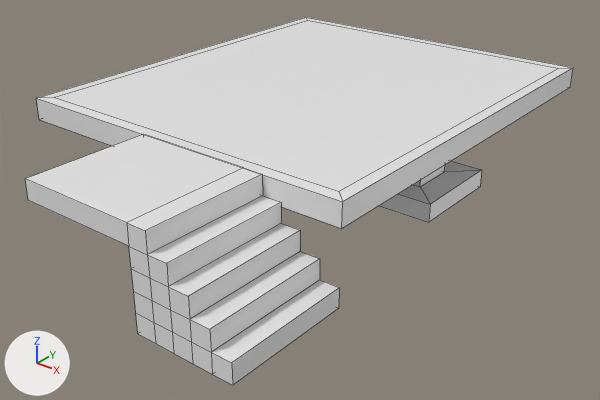
An edit to the FBX model Assets/Models/Escenarios/escenario_cofres.fbx, drawn before and after from the same camera.
Before and after are seen from a 50 mm camera at (33.59, -16.45, 6.5) aimed at (21.1, -0.84, -3.18). Lighting does not change. The marker at lower left points along +X, +Y and +Z. Mesh edges are drawn as thin lines.

The first picture shows 'escenario cofres'.
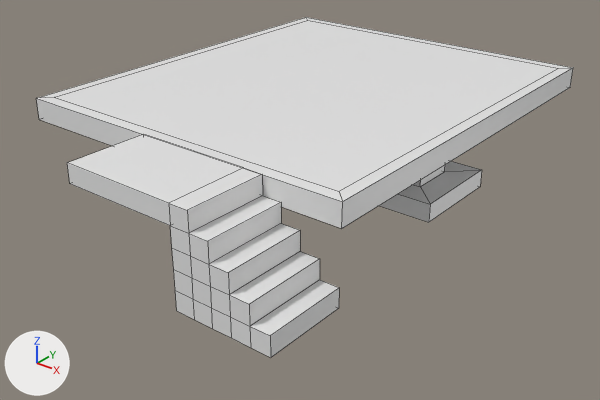
The change, as a list of edits to the scene's bpy script:
```text
Change me_cube_003:
    where me_cube_003.from_pydata(...)  # 104 vertices, 96 faces; spans x -8.47..1.35, y -1.6..12.89, z 0.0..2.46
    used by ob_escenario_cofres; location = (23.85, -6.25, -2.98)
    me_cube_003 part 1: all 28 vertices in x -4.33..1.32, y -1.6, z 0.0..2.46 are moved by (0.0, 1.04, 0.0)
```

Pixel boxes [x1, y1, x2, y2] of what changed, in the pictures (600 x 400 px; the box of a moved part takes in the faces that stretch with it):
'escenario cofres', reshaped (7% shorter)
    before: [25, 17, 573, 385]
    after: [36, 17, 573, 358]
part 1 of me_cube_003, moved or reshaped
    before: [25, 134, 339, 385]
    after: [67, 134, 339, 358]
